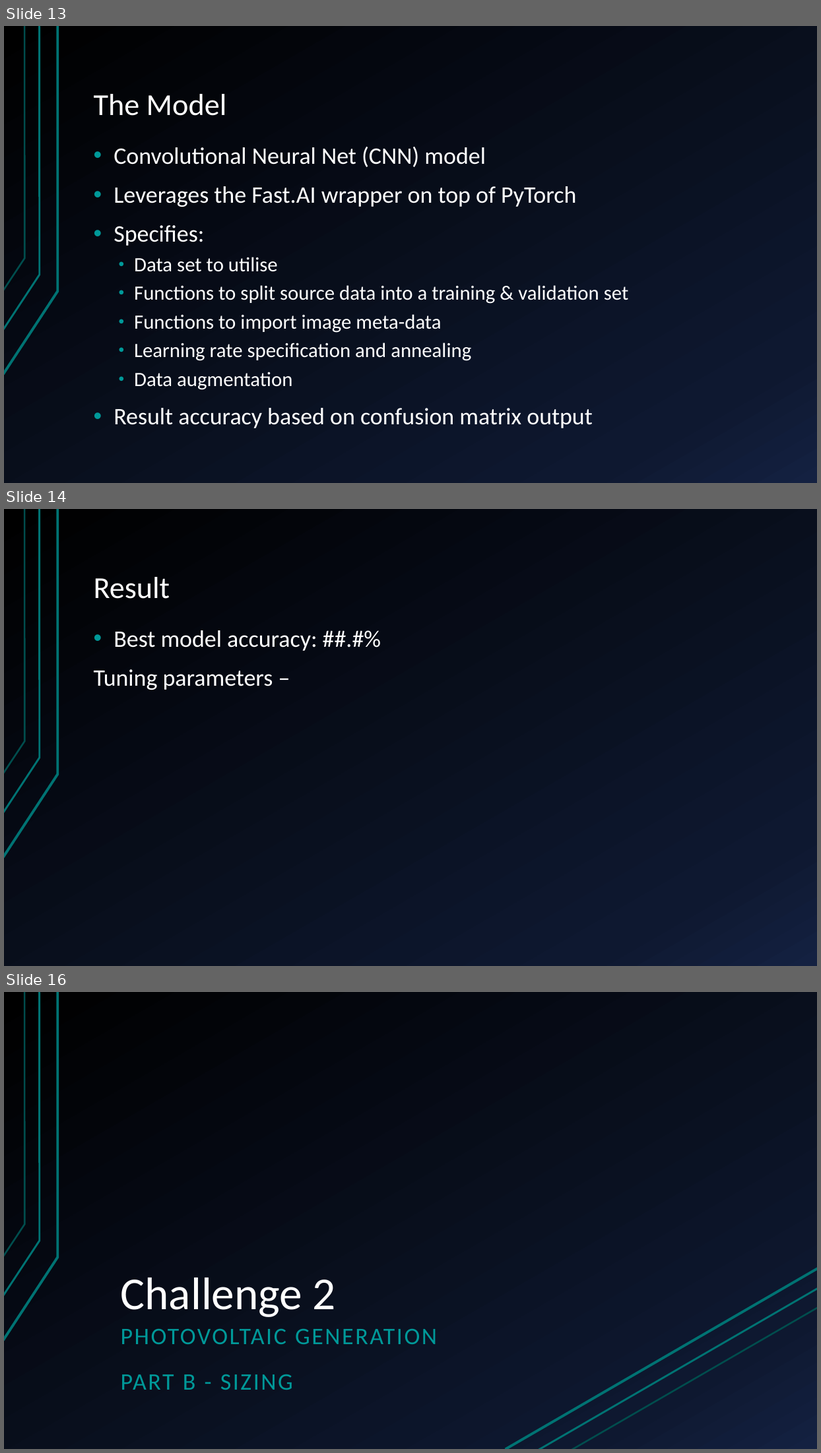
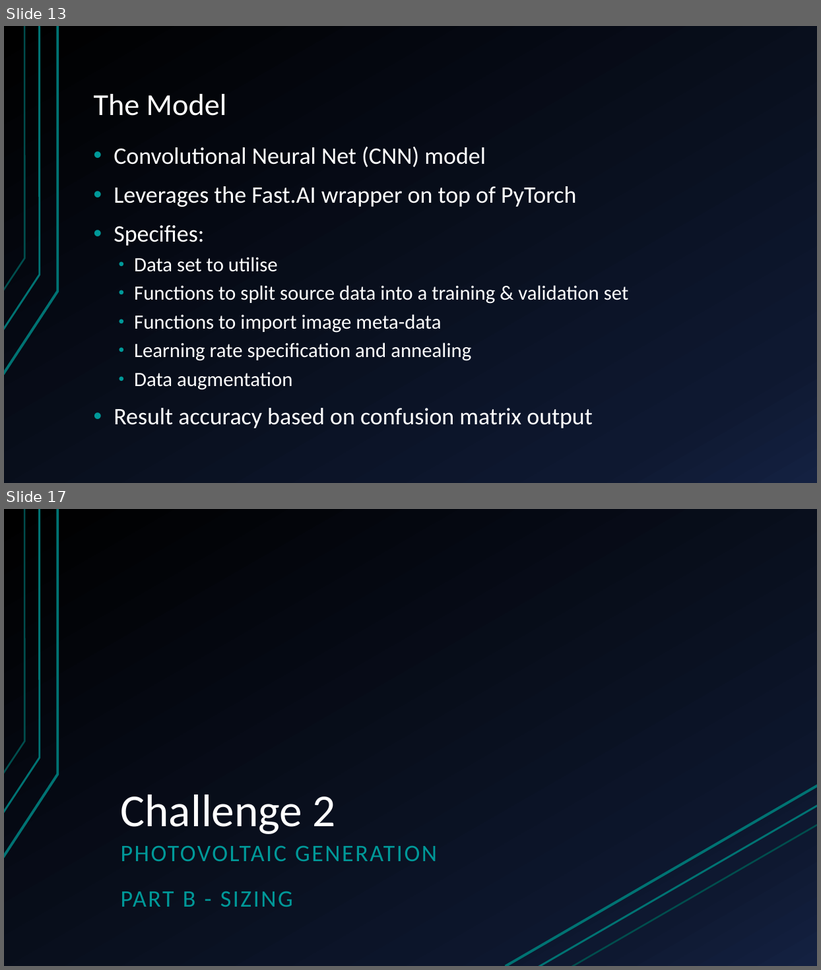
Before and after one commit to sofiary/teamunicornn, a slide deck: Western Power Hack-a-Gig Presentation.pptx. Shown one above the other, each under a label of ours: slides 13, 14 and 16 before the commit, slides 13 and 17 after it; the slides between them are not shown. The pictures are 821x1453 and 821x970 pixels, drawn with LibreOffice and Linux fonts; fonts in the diff are those of the drawing. Boxes give left, top, right and bottom in pixels: in the first picture for what was removed or moved away, otherwise in the second. Text is boxed around its words. In the diff, an @@ line names an element or a change of style, - is before the commit and + after.

```diff
--- a/Western Power Hack-a-Gig Presentation.pptx
+++ b/Western Power Hack-a-Gig Presentation.pptx
@@ slide 14 removed at bbox=[4, 509, 817, 966], background gradient #000000 to #0F1931 to #142242; not listed: 3 template elements that a slide beside it also shows @@
@@ title removed at bbox=[94, 577, 170, 599] @@
-Result
@@ text removed at bbox=[94, 630, 317, 690] @@
-• Best model accuracy: ##.#%
-Tuning parameters –
@@ what was slide 16 is now slide 17 @@
```
Also in this commit, not shown: 1 slide changed, 2 slides added, 2 other files.
